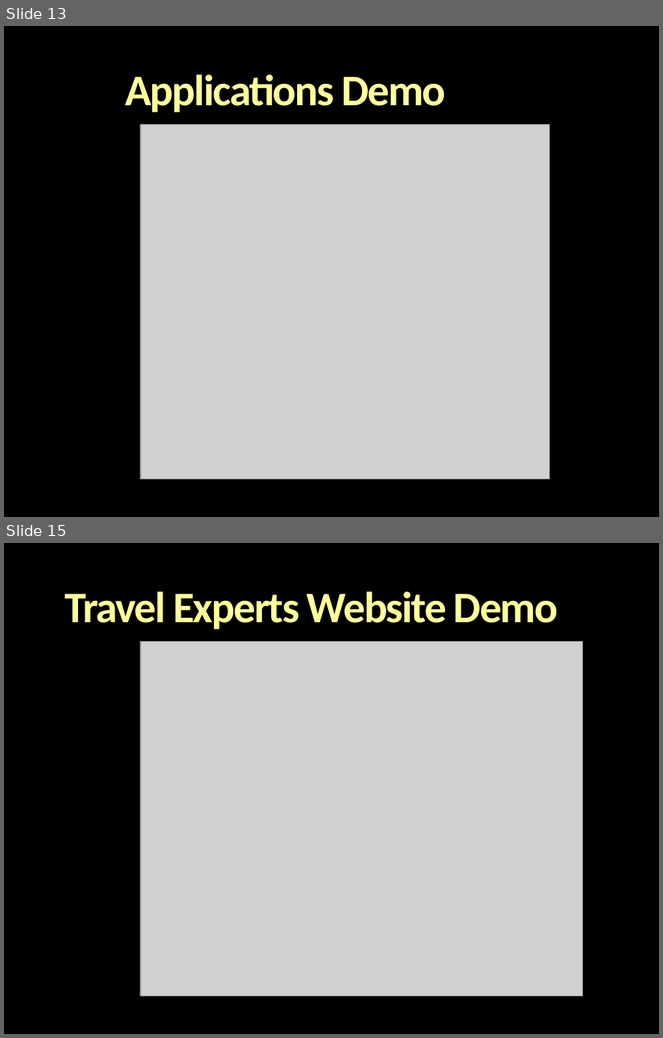
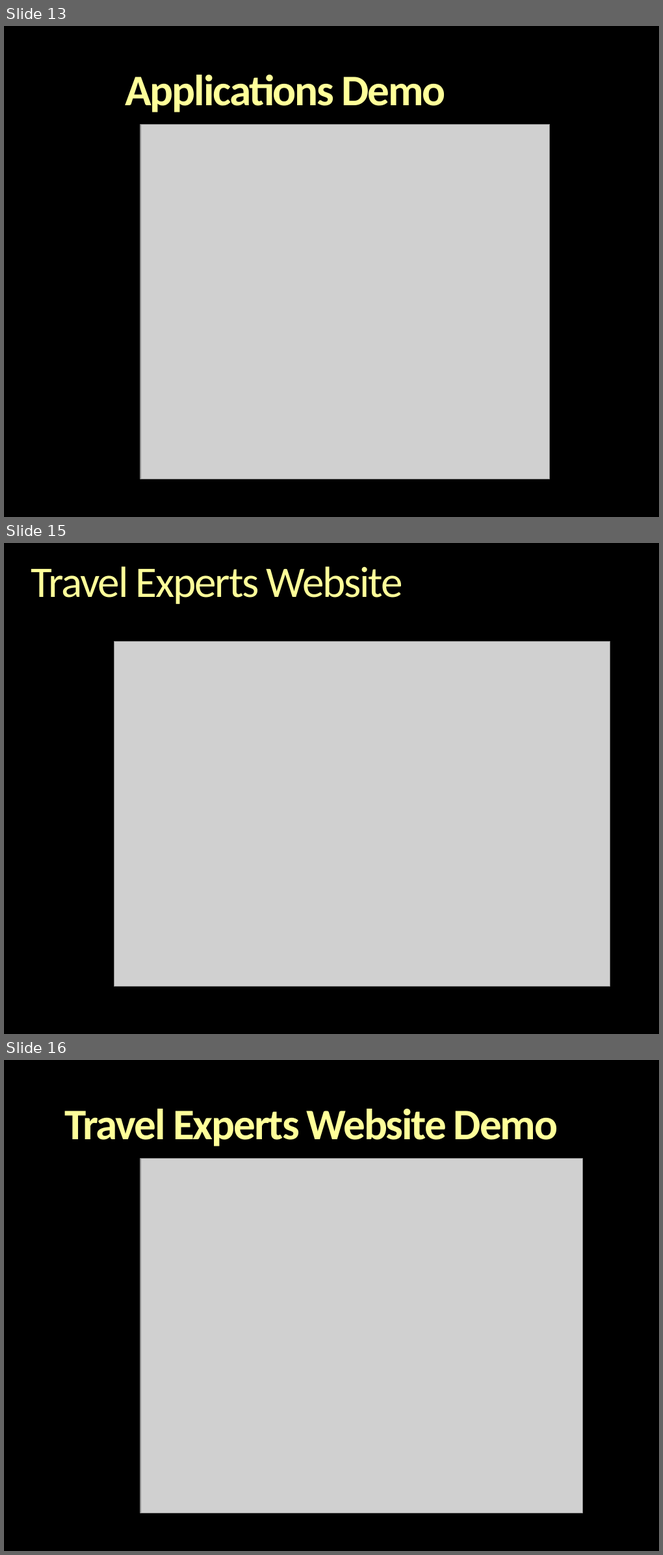
Before and after one commit to alonch/java-travels-experts, a slide deck: src/travelexperts/Developers.pptx. Shown one above the other, each under a label of ours: slides 13 and 15 before the commit, slides 13, 15 and 16 after it; the slides between them are not shown. The pictures are 663x1038 and 663x1555 pixels, drawn with LibreOffice and Linux fonts; fonts in the diff are those of the drawing; grey boxes stand for pictures; background and template pictures are left out. Boxes give left, top, right and bottom in pixels: in the first picture for what was removed or moved away, otherwise in the second. Text is boxed around its words. In the diff, an @@ line names an element or a change of style, - is before the commit and + after.

```diff
--- a/src/travelexperts/Developers.pptx
+++ b/src/travelexperts/Developers.pptx
@@ slide 15 added at (x1=4, y1=543, x2=659, y2=1034), background picture (left out) @@
@@ title added at (x1=31, y1=566, x2=403, y2=604), 48 pt, text gradient #FFFFB9 to #FFFF99 to #F6AE1E @@
+Travel Experts Website
@@ picture added at (x1=114, y1=641, x2=610, y2=986) @@
@@ what was slide 15 is now slide 16 @@
```
Also in this commit, not shown: 5 slides changed.
